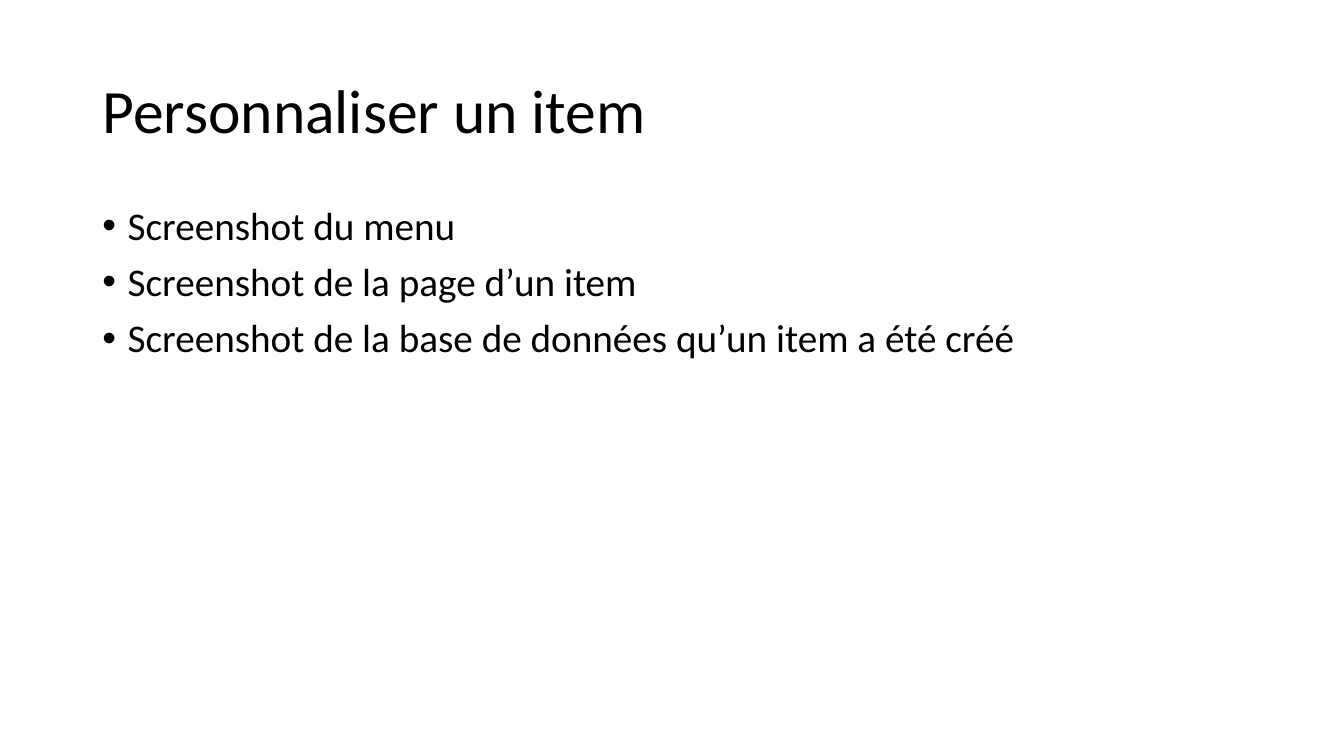
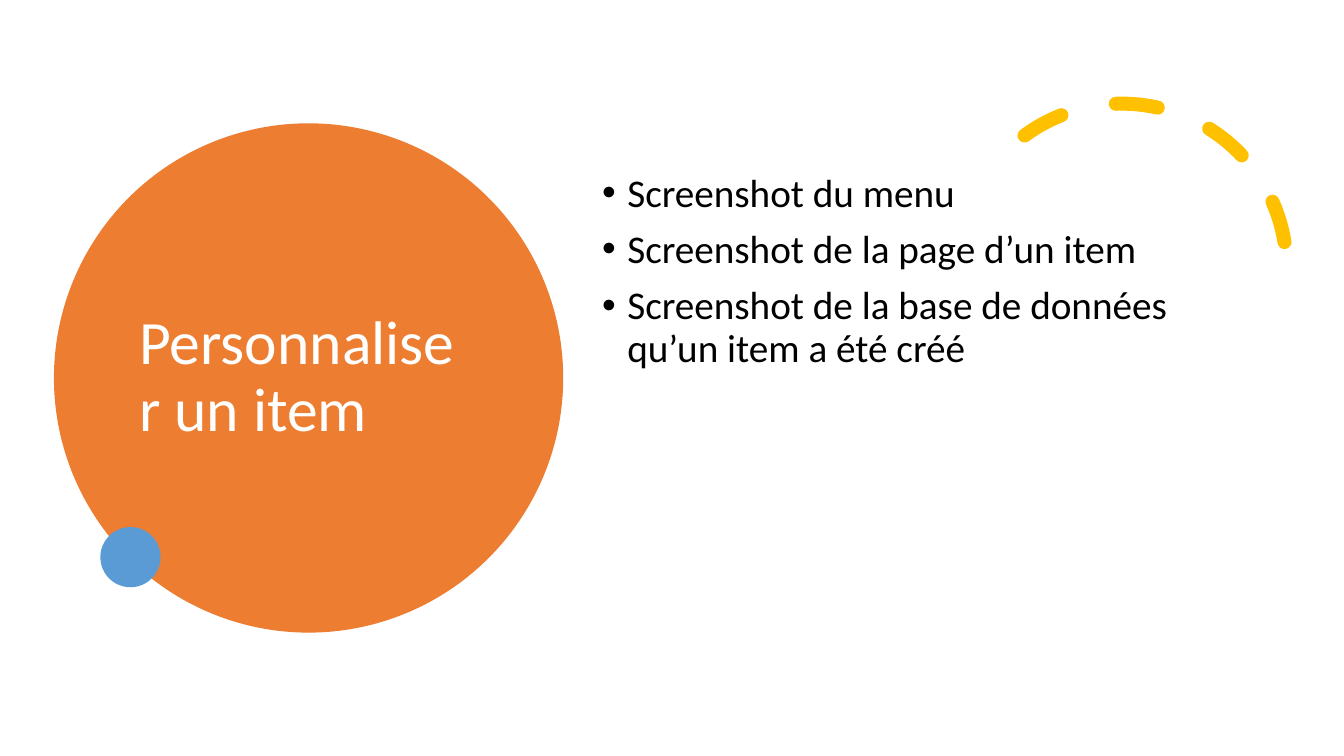
Before and after one commit to Eliefrh/Mamas-pizza, a slide deck: slide 5 of Doc/Mammas Pizzeria.pptx. Drawn at 1344x756 pixels with LibreOffice and Linux fonts; fonts in the diff are those of the drawing. Boxes give left, top, right and bottom in pixels: in the first picture for what was removed or moved away, otherwise in the second. Text is boxed around its words. In the diff, an @@ line names an element or a change of style, - is before the commit and + after.

```diff
--- a/Doc/Mammas Pizzeria.pptx
+++ b/Doc/Mammas Pizzeria.pptx
@@ arc (boxed as its full ellipse) added at [898,44,1344,494], outline #FFC000 10 pt dashed @@
@@ ellipse added at [53,123,563,632], fill #ED7D31 @@
@@ title "Personnaliser un item": place and size @@
-title "Personnaliser un item" at [102,90,646,134]
+title "Personnaliser un item" at [175,388,367,432]
@@ title "Personnaliser un item" at [175,388,367,432]: text colour #000000 to #FFFFFF @@
@@ text "Screenshot du menu" rewrapped from [128,212,1014,359] to [627,179,1167,369] @@
@@ ellipse added at [101,527,161,588], fill #5B9BD5 @@
```
Also in this commit, not shown: 14 other slides changed, 1 other file.
